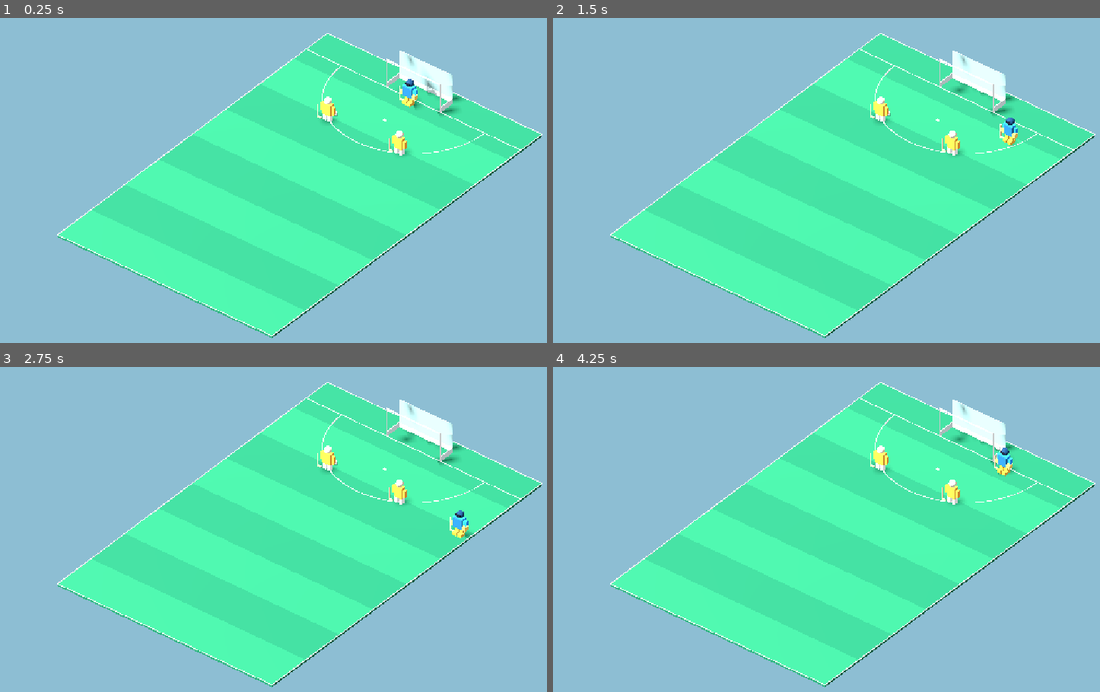
Above: before the commit, frames 1-4 (two rows, left to right).
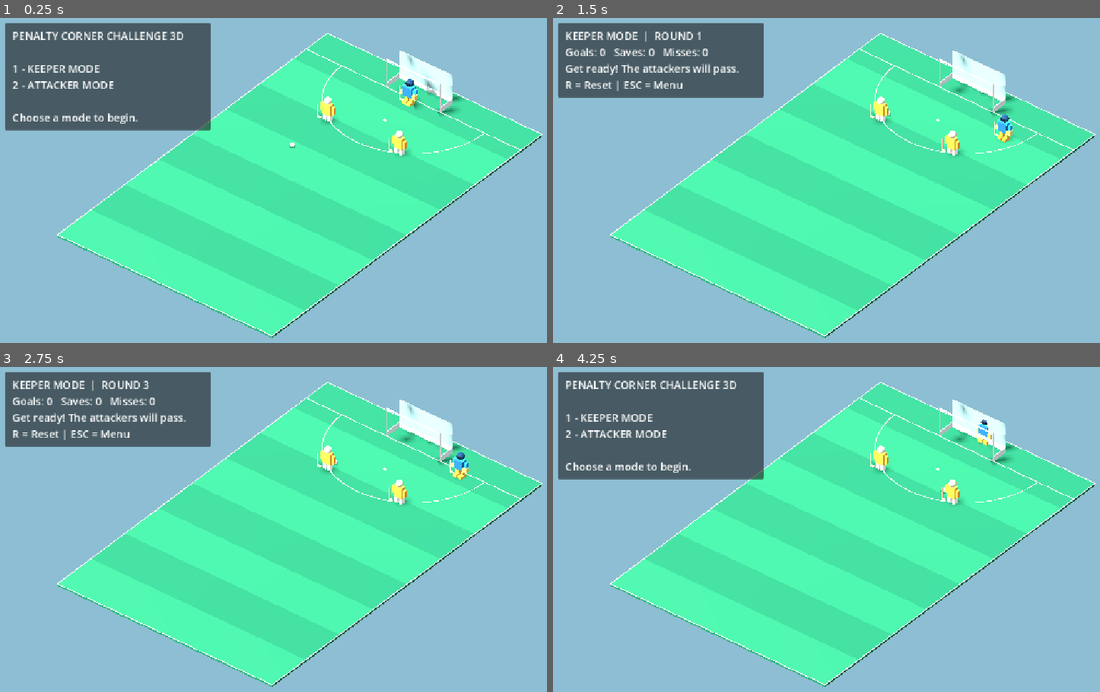
Above: after the commit, the same moments.

Repository: affarf/penalty-corner-challenge-3d
Game: Godot game, scene res://scenes/main_3d.tscn
The game is run twice, just before and just after one commit, with the same random seed, the same clock (stepped at 60 frames per second) and the same inputs.
Inputs:
- Up to frame 1 (0.25 s): no input
- Up to frame 2 (1.5 s): tap Enter at 0.5 s; hold D (move_right) 0.53-1.28 s; tap 1 at 0.6 s; tap Space at 0.77, 1.07 s; tap 2 at 0.8, 1.35 s; hold S (move_down) from 1.28 s (still down)
- Up to frame 3 (2.75 s): tap Space at 1.52, 1.82 s; tap R at 1.55, 2.1 s; release S (move_down) at 2.03 s; hold D (move_right) from 2.03 s (still down); tap 3 at 2.3 s
- Up to frame 4 (4.25 s): release D (move_right) at 2.78 s; hold W (move_up) 2.78-3.53 s; tap 3 at 2.85 s; tap Space at 3.02, 3.32, 3.77, 3.8, 4.07 s; tap E at 3.05, 3.6 s; hold A (move_left) from 3.53 s (still down); tap Escape at 4.15 s

The runs differ from the first frame. In frame 1, 13% of the frame differs, in the area x 0-62%, y 1-41%; in frame 2, 9.0%; in frame 3, 9.2%; in frame 4, 13%, in the area x 0-85%, y 1-40%.

Commit message:
Add Keeper Mode and Attacker Mode with basic AI

Diff:
--- a/scripts/ball/ball_3d.gd
+++ b/scripts/ball/ball_3d.gd
@@ -182,3 +182,21 @@
 	shadow_mesh.material_override = shadow_material
 	shadow_mesh.position.y = 0.025
 	add_child(shadow_mesh)
+
+func get_ball_height() -> float:
+	if ball_mesh == null:
+		return ball_radius
+
+	return ball_mesh.position.y
+
+
+func stop_ball() -> void:
+	moving = false
+	dropping = false
+	elapsed = 0.0
+
+	if ball_mesh != null:
+		ball_mesh.position.y = ball_radius
+
+	if shadow_mesh != null:
+		shadow_mesh.scale = Vector3.ONE
--- a/scripts/players/goalkeeper_3d.gd
+++ b/scripts/players/goalkeeper_3d.gd
@@ -7,15 +7,19 @@
 @export var min_z: float = -18.0
 @export var max_z: float = 17.0
 
+var player_controlled: bool = true
+
 
 func _ready() -> void:
 	is_goalkeeper = true
 	shirt_color = Color("#258EF5")
-
 	super._ready()
 
 
 func _physics_process(delta: float) -> void:
+	if not player_controlled:
+		return
+
 	var direction := Input.get_vector(
 		"move_left",
 		"move_right",
--- a/scripts/practice_manager.gd
+++ b/scripts/practice_manager.gd
@@ -1,5 +1,11 @@
 
 extends Node3D
+
+enum GameMode {
+	MENU,
+	KEEPER,
+	ATTACKER
+}
 
 enum Phase {
 	READY,
@@ -9,32 +15,62 @@
 	FINISHED
 }
 
-enum ShotAim {
-	LEFT,
-	CENTER,
-	RIGHT
-}
-
 @export var goal_z: float = -16.0
 @export var goal_width: float = 6.0
 @export var goal_height: float = 3.0
 @export var goal_depth: float = 1.8
 
+@export var keeper_save_width: float = 1.1
+@export var keeper_save_depth: float = 0.9
+@export var keeper_save_height: float = 1.25
+@export var ai_keeper_speed: float = 4.0
+
 @onready var ball = get_parent().get_node("Ball3D")
 @onready var attacker1: Node3D = get_parent().get_node("Attacker1")
 @onready var attacker2: Node3D = get_parent().get_node("Attacker2")
-
+@onready var goalkeeper = get_parent().get_node("Goalkeeper3D")
+
+var game_mode: GameMode = GameMode.MENU
 var phase: Phase = Phase.READY
-var shot_aim: ShotAim = ShotAim.CENTER
-
-var shot_start: Vector3
-var shot_destination: Vector3
-var shot_arc_height: float = 0.0
+
+var aim_x: float = 0.0
+var shot_start: Vector3 = Vector3.ZERO
+var shot_destination: Vector3 = Vector3.ZERO
+var shot_height: float = 0.0
+
+var round_number: int = 0
+var goals: int = 0
+var saves: int = 0
+var misses: int = 0
+
+var countdown: float = 0.0
+var status_message: String = ""
+
+var hud_label: Label
 
 
 func _ready() -> void:
-	ball.movement_finished.connect(_on_ball_movement_finished)
-	reset_practice()
+	create_hud()
+	ball.movement_finished.connect(_on_ball_finished)
+	show_menu()
+
+
+func _process(delta: float) -> void:
+	if game_mode == GameMode.MENU:
+		return
+
+	if phase == Phase.SHOOTING and ball.moving:
+		if game_mode == GameMode.ATTACKER:
+			update_ai_keeper(delta)
+
+		check_keeper_save()
+
+	if countdown > 0.0:
+		countdown -= delta
+
+		if countdown <= 0.0:
+			countdown = 0.0
+			advance_timer()
 
 
 func _unhandled_key_input(event: InputEvent) -> void:
@@ -44,33 +80,120 @@
 	if not event.pressed or event.echo:
 		return
 
+	if event.keycode == KEY_ESCAPE:
+		show_menu()
+		return
+
+	if game_mode == GameMode.MENU:
+		match event.keycode:
+			KEY_1:
+				start_mode(GameMode.KEEPER)
+			KEY_2:
+				start_mode(GameMode.ATTACKER)
+		return
+
+	if event.keycode == KEY_R:
+		begin_round()
+		return
+
+	if game_mode == GameMode.KEEPER:
+		return
+
+	# Attacker Mode controls
 	match event.keycode:
 		KEY_E:
 			if phase == Phase.READY:
 				pass_ball()
 
 		KEY_1:
-			shot_aim = ShotAim.LEFT
-			print("AIM: LEFT")
+			aim_x = -2.2
+			set_status("Aim: LEFT")
 
 		KEY_2:
-			shot_aim = ShotAim.CENTER
-			print("AIM: CENTER")
+			aim_x = 0.0
+			set_status("Aim: CENTER")
 
 		KEY_3:
-			shot_aim = ShotAim.RIGHT
-			print("AIM: RIGHT")
+			aim_x = 2.2
+			set_status("Aim: RIGHT")
 
 		KEY_SPACE:
 			if phase == Phase.READY_TO_SHOOT:
 				shoot_ball(event.shift_pressed)
 
-		KEY_R:
-			reset_practice()
+
+func start_mode(selected_mode: GameMode) -> void:
+	game_mode = selected_mode
+
+	round_number = 0
+	goals = 0
+	saves = 0
+	misses = 0
+
+	goalkeeper.player_controlled = (
+		game_mode == GameMode.KEEPER
+	)
+
+	begin_round()
+
+
+func show_menu() -> void:
+	game_mode = GameMode.MENU
+	phase = Phase.READY
+	countdown = 0.0
+
+	ball.stop_ball()
+	goalkeeper.player_controlled = false
+
+	set_status(
+		"PENALTY CORNER CHALLENGE 3D\n\n"
+		+ "1 - KEEPER MODE\n"
+		+ "2 - ATTACKER MODE\n\n"
+		+ "Choose a mode to begin."
+	)
+
+
+func begin_round() -> void:
+	round_number += 1
+	phase = Phase.READY
+	countdown = 0.0
+	aim_x = 0.0
+	shot_height = 0.0
+
+	goalkeeper.position = Vector3(0, 0, -15.5)
+
+	var start: Vector3 = (
+		attacker1.position + Vector3(0, 0, -1.0)
+	)
+	ball.reset_ball(start)
+
+	if game_mode == GameMode.KEEPER:
+		set_status("Get ready! The attackers will pass.")
+		countdown = 1.5
+	else:
+		set_status("Press E to pass to Attacker2.")
+
+
+func advance_timer() -> void:
+	if game_mode == GameMode.MENU:
+		return
+
+	if phase == Phase.READY:
+		if game_mode == GameMode.KEEPER:
+			pass_ball()
+
+	elif phase == Phase.READY_TO_SHOOT:
+		if game_mode == GameMode.KEEPER:
+			var aerial: bool = randf() < 0.35
+			aim_x = [-2.2, 0.0, 2.2].pick_random()
+			shoot_ball(aerial)
+
+	elif phase == Phase.FINISHED:
+		begin_round()
 
 
 func pass_ball() -> void:
-	if ball.moving:
+	if phase != Phase.READY:
 		return
 
 	phase = Phase.PASSING
@@ -79,140 +202,212 @@
 		attacker2.position + Vector3(0, 0, -0.8)
 	)
 
-	ball.move_to(
-		destination,
-		ball.pass_speed,
-		0.0
-	)
-
-	print("PASS!")
-
-
-func get_shot_x() -> float:
-	match shot_aim:
-		ShotAim.LEFT:
-			return -2.2
-
-		ShotAim.RIGHT:
-			return 2.2
-
-		_:
-			return 0.0
+	ball.move_to(destination, ball.pass_speed, 0.0)
+	set_status("PASS!")
 
 
 func shoot_ball(aerial: bool) -> void:
-	if ball.moving:
+	if phase != Phase.READY_TO_SHOOT:
 		return
 
 	phase = Phase.SHOOTING
-
 	shot_start = ball.position
 
 	shot_destination = Vector3(
-		get_shot_x(),
+		aim_x,
 		0.0,
 		goal_z - goal_depth + 0.1
 	)
 
-	shot_arc_height = 0.0
-
+	shot_height = 0.0
 	if aerial:
-		shot_arc_height = ball.aerial_height
+		shot_height = ball.aerial_height
 
 	ball.move_to(
 		shot_destination,
 		ball.shot_speed,
-		shot_arc_height
+		shot_height
 	)
 
 	if aerial:
-		print("AERIAL SHOT!")
+		set_status("AERIAL SHOT!")
 	else:
-		print("LOW SHOT!")
-
-
-func check_goal() -> void:
-	# Calculate where the ball crosses the goal line,
-	# rather than checking only where it stops.
-
+		set_status("LOW SHOT!")
+
+
+func update_ai_keeper(delta: float) -> void:
+	# Simple AI: move toward the predicted shot line.
+	# The goalkeeper only moves sideways for now.
 	var dz: float = shot_destination.z - shot_start.z
-
 	if absf(dz) < 0.001:
-		print("MISS! Invalid shot direction.")
-		return
-
-	var t: float = (
-		(goal_z - shot_start.z) / dz
-	)
+		return
+
+	var t: float = clampf(
+		(goalkeeper.position.z - shot_start.z) / dz,
+		0.0,
+		1.0
+	)
+
+	var target_x: float = lerpf(
+		shot_start.x,
+		shot_destination.x,
+		t
+	)
+
+	goalkeeper.position.x = move_toward(
+		goalkeeper.position.x,
+		target_x,
+		ai_keeper_speed * delta
+	)
+
+
+func check_keeper_save() -> void:
+	var ball_pos: Vector3 = ball.position
+	var keeper_pos: Vector3 = goalkeeper.position
+
+	var close_x: bool = (
+		absf(ball_pos.x - keeper_pos.x) <= keeper_save_width
+	)
+
+	var close_z: bool = (
+		absf(ball_pos.z - keeper_pos.z) <= keeper_save_depth
+	)
+
+	var low_enough: bool = (
+		ball.get_ball_height() - ball.ball_radius
+		<= keeper_save_height
+	)
+
+	if close_x and close_z and low_enough:
+		ball.stop_ball()
+		finish_round("SAVE!")
+
+
+func check_goal() -> String:
+	var dz: float = shot_destination.z - shot_start.z
+
+	if absf(dz) < 0.001:
+		return "MISS!"
+
+	var t: float = (goal_z - shot_start.z) / dz
 
 	if t < 0.0 or t > 1.0:
-		print("MISS! Ball did not cross the goal line.")
-		return
+		return "MISS!"
 
 	var crossing_x: float = lerpf(
 		shot_start.x,
 		shot_destination.x,
 		t
 	)
+
 	var crossing_height: float = ball.ball_radius
 
-	if shot_arc_height > 0.0:
-		crossing_height += shot_arc_height * (
+	if shot_height > 0.0:
+		crossing_height += shot_height * (
 			1.0 - pow(1.0 - t, 3.0)
 		)
 
-	var inside_posts: bool = (
+	var within_posts: bool = (
 		absf(crossing_x) + ball.ball_radius
 		< goal_width / 2.0
 	)
 
-	var below_crossbar: bool = (
+	var below_bar: bool = (
 		crossing_height + ball.ball_radius
 		< goal_height
 	)
 
-	if inside_posts and below_crossbar:
-		print("GOAL!")
-		print("Crossing X: ", snappedf(crossing_x, 0.01))
-		print("Ball height: ", snappedf(crossing_height, 0.01))
-	else:
-		print("MISS!")
-
-		if not inside_posts:
-			print("Shot went wide.")
-
-		if not below_crossbar:
-			print("Shot went over the crossbar.")
-
-
-func _on_ball_movement_finished() -> void:
+	if within_posts and below_bar:
+		return "GOAL!"
+
+	return "MISS!"
+
+
+func _on_ball_finished() -> void:
+	if game_mode == GameMode.MENU:
+		return
+
 	match phase:
 		Phase.PASSING:
 			phase = Phase.READY_TO_SHOOT
-			print("PASS COMPLETE!")
-			print("Choose 1, 2, or 3, then shoot.")
+
+			if game_mode == GameMode.KEEPER:
+				set_status("Incoming shot! Get ready.")
+				countdown = 0.7
+			else:
+				set_status(
+					"1/2/3 = Aim | SPACE = Shoot\n"
+					+ "SHIFT + SPACE = Aerial"
+				)
 
 		Phase.SHOOTING:
-			check_goal()
-			phase = Phase.FINISHED
-			print("Press R to try again.")
-
-
-func reset_practice() -> void:
-	phase = Phase.READY
-	shot_aim = ShotAim.CENTER
-	shot_arc_height = 0.0
-
-	var start: Vector3 = (
-		attacker1.position + Vector3(0, 0, -1.0)
-	)
-
-	ball.reset_ball(start)
-
-	print("-------------------------")
-	print("PRACTICE READY")
-	print("E = Pass")
-	print("1 / 2 / 3 = Aim")
-	print("SPACE = Shoot")
-	print("SHIFT + SPACE = Aerial")
-	print("R = Reset")
+			finish_round(check_goal())
+
+
+func finish_round(result: String) -> void:
+	if phase == Phase.FINISHED:
+		return
+
+	phase = Phase.FINISHED
+
+	match result:
+		"GOAL!":
+			goals += 1
+		"SAVE!":
+			saves += 1
+		"MISS!":
+			misses += 1
+
+	set_status(result + "\nNext round automatically.")
+	countdown = 2.0
+
+
+func set_status(message: String) -> void:
+	status_message = message
+	print(message)
+	refresh_hud()
+
+
+func refresh_hud() -> void:
+	if hud_label == null:
+		return
+
+	if game_mode == GameMode.MENU:
+		hud_label.text = status_message
+		return
+
+	var mode_name := "KEEPER MODE"
+	if game_mode == GameMode.ATTACKER:
+		mode_name = "ATTACKER MODE"
+
+	hud_label.text = (
+		mode_name
+		+ "  |  ROUND " + str(round_number)
+		+ "\nGoals: " + str(goals)
+		+ "   Saves: " + str(saves)
+		+ "   Misses: " + str(misses)
+		+ "\n" + status_message
+		+ "\nR = Reset | ESC = Menu"
+	)
+
+
+func create_hud() -> void:
+	var layer := CanvasLayer.new()
+	layer.name = "PracticeHUD"
+	add_child(layer)
+
+	var panel := PanelContainer.new()
+	panel.position = Vector2(18, 18)
+	panel.custom_minimum_size = Vector2(390, 0)
+	layer.add_child(panel)
+
+	var margin := MarginContainer.new()
+	margin.add_theme_constant_override("margin_left", 14)
+	margin.add_theme_constant_override("margin_right", 14)
+	margin.add_theme_constant_override("margin_top", 10)
+	margin.add_theme_constant_override("margin_bottom", 10)
+	panel.add_child(margin)
+
+	hud_label = Label.new()
+	hud_label.add_theme_font_size_override("font_size", 20)
+	margin.add_child(hud_label)
